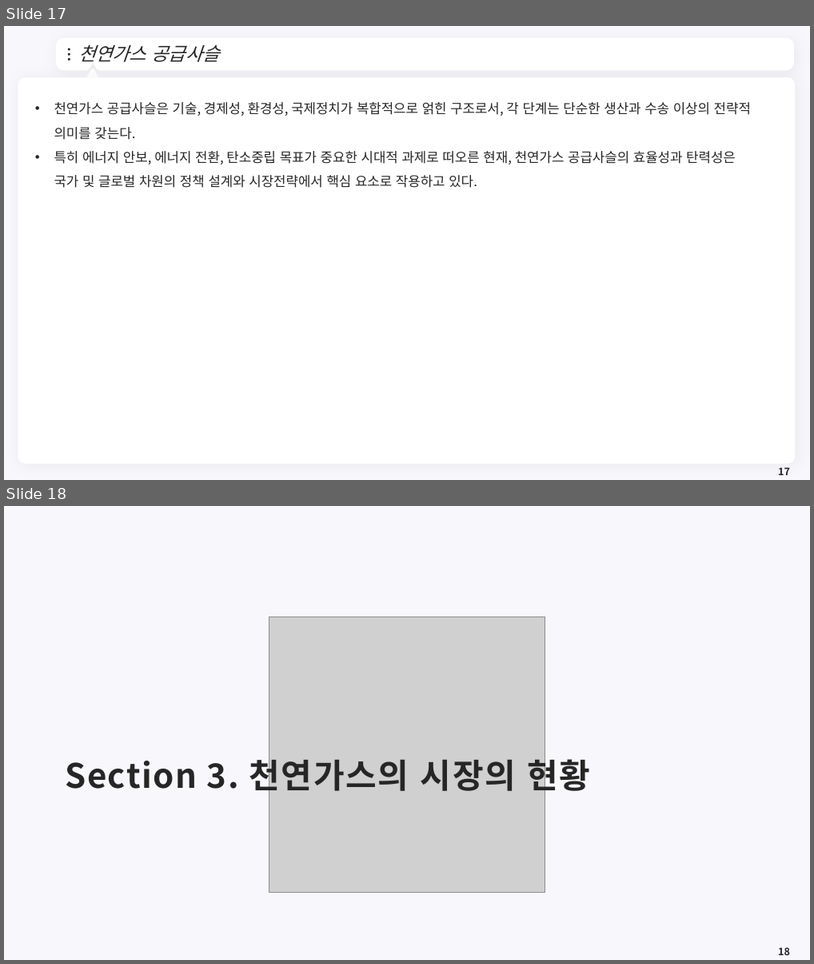
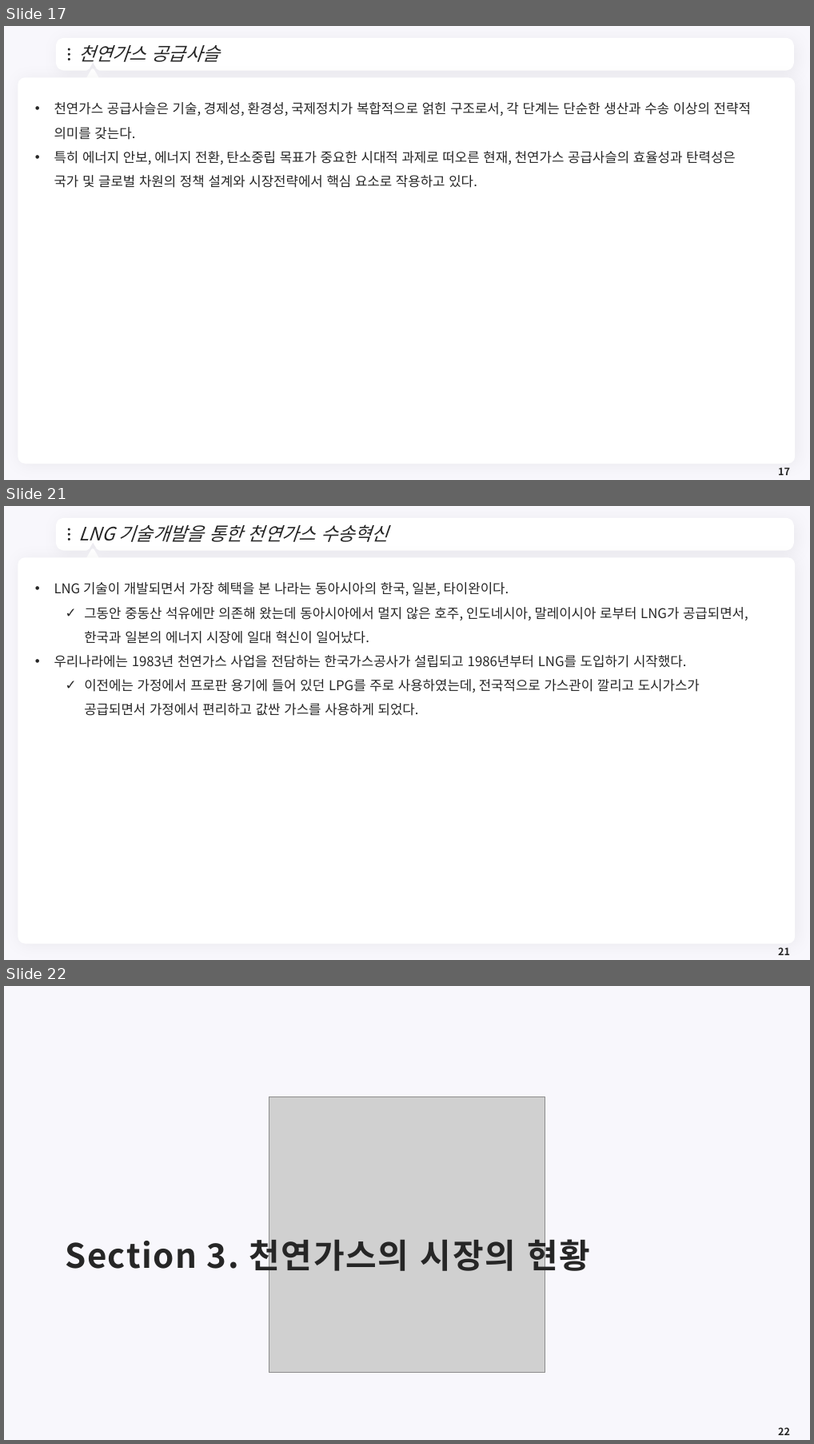
Before and after one commit to meandthey/Teaching, a slide deck: 에너지경제학/자원에너지경제학_Chapter_4 (가스).pptx. Shown one above the other, each under a label of ours: slides 17 and 18 before the commit, slides 17, 21 and 22 after it; the slides between them are not shown. The pictures are 814x964 and 814x1444 pixels, drawn with LibreOffice and Linux fonts; fonts in the diff are those of the drawing; grey boxes stand for pictures; background and template pictures are left out. Boxes give left, top, right and bottom in pixels: in the first picture for what was removed or moved away, otherwise in the second. Text is boxed around its words. In the diff, an @@ line names an element or a change of style, - is before the commit and + after.

```diff
--- a/에너지경제학/자원에너지경제학_Chapter_4 (가스).pptx
+++ b/에너지경제학/자원에너지경제학_Chapter_4 (가스).pptx
@@ slide 21 added at <box>4,506,810,960</box>, background #F8F7FC; not listed: 7 template elements that a slide beside it also shows @@
@@ title added at <box>78,524,389,542</box>, 22 pt, text #262626, italic @@
+LNG 기술개발을 통한 천연가스 수송혁신
@@ text added at <box>54,582,749,716</box>, 16 pt, text #262626 @@
+• LNG 기술이 개발되면서 가장 혜택을 본 나라는 동아시아의 한국, 일본, 타이완이다.
+  ✓ 그동안 중동산 석유에만 의존해 왔는데 동아시아에서 멀지 않은 호주, 인도네시아, 말레이시아 로부터 LNG가 공급되면서, 한국과 일본의 에너지 시장에 일대 혁신이 일어났다.
+• 우리나라에는 1983년 천연가스 사업을 전담하는 한국가스공사가 설립되고 1986년부터 LNG를 도입하기 시작했다.
+  ✓ 이전에는 가정에서 프로판 용기에 들어 있던 LPG를 주로 사용하였는데, 전국적으로 가스관이 깔리고 도시가스가 공급되면서 가정에서 편리하고 값싼 가스를 사용하게 되었다.
@@ page number added at <box>778,947,790,955</box>, 12 pt, text #262626, bold @@
+21
@@ what was slide 18 is now slide 22 @@
@@ page number at <box>778,1427,790,1435</box>: text changed @@
-18
+22
```
Also in this commit, not shown: 3 other slides added, 5 other files.
